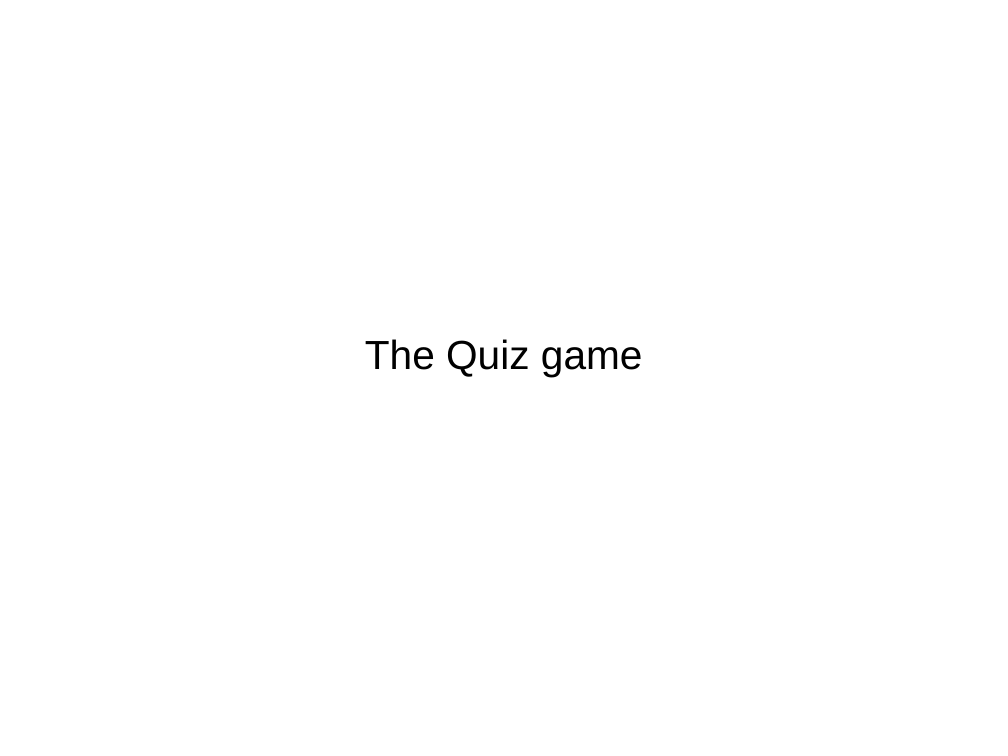
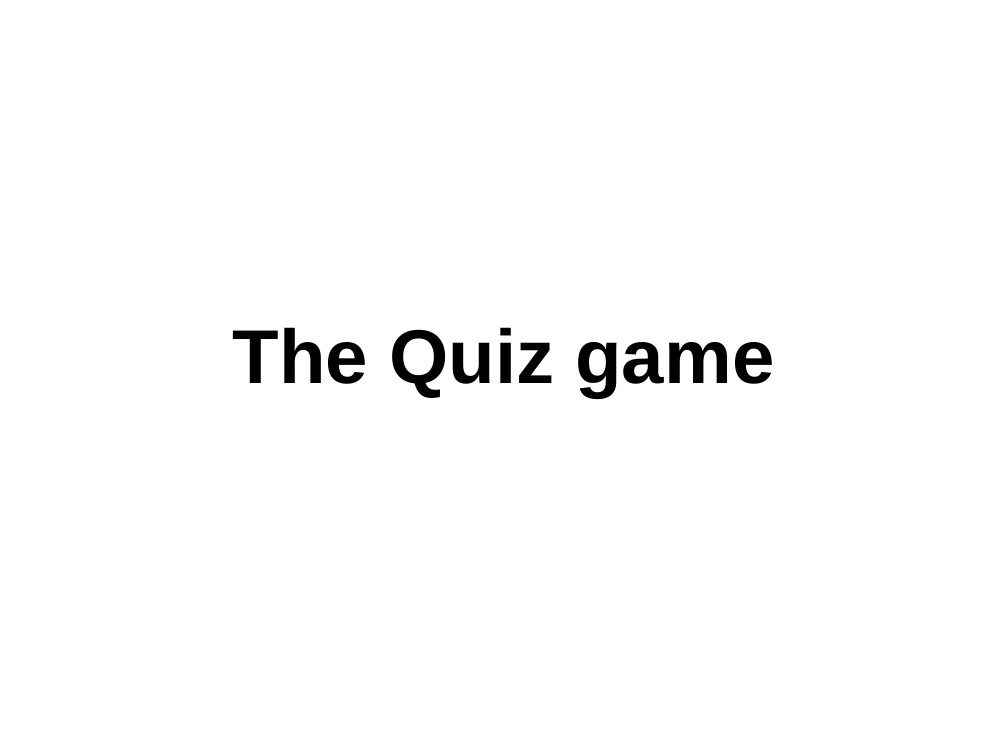
Before and after one commit to javaBin/scala-training-slides, a slide deck: slide 1 of 2.5-the_quiz_game.odp. Drawn at 1008x756 pixels with LibreOffice and Linux fonts; fonts in the diff are those of the drawing; background and template pictures are left out. Boxes give left, top, right and bottom in pixels: in the first picture for what was removed or moved away, otherwise in the second. Text is boxed around its words. In the diff, an @@ line names an element or a change of style, - is before the commit and + after.

Commit message:
Made larger font on front page to match the rest of the slide.

```diff
--- a/2.5-the_quiz_game.odp
+++ b/2.5-the_quiz_game.odp
@@ subtitle "The Quiz game" at [233, 327, 774, 397]: size 32 to 60 pt, bold on @@
```
